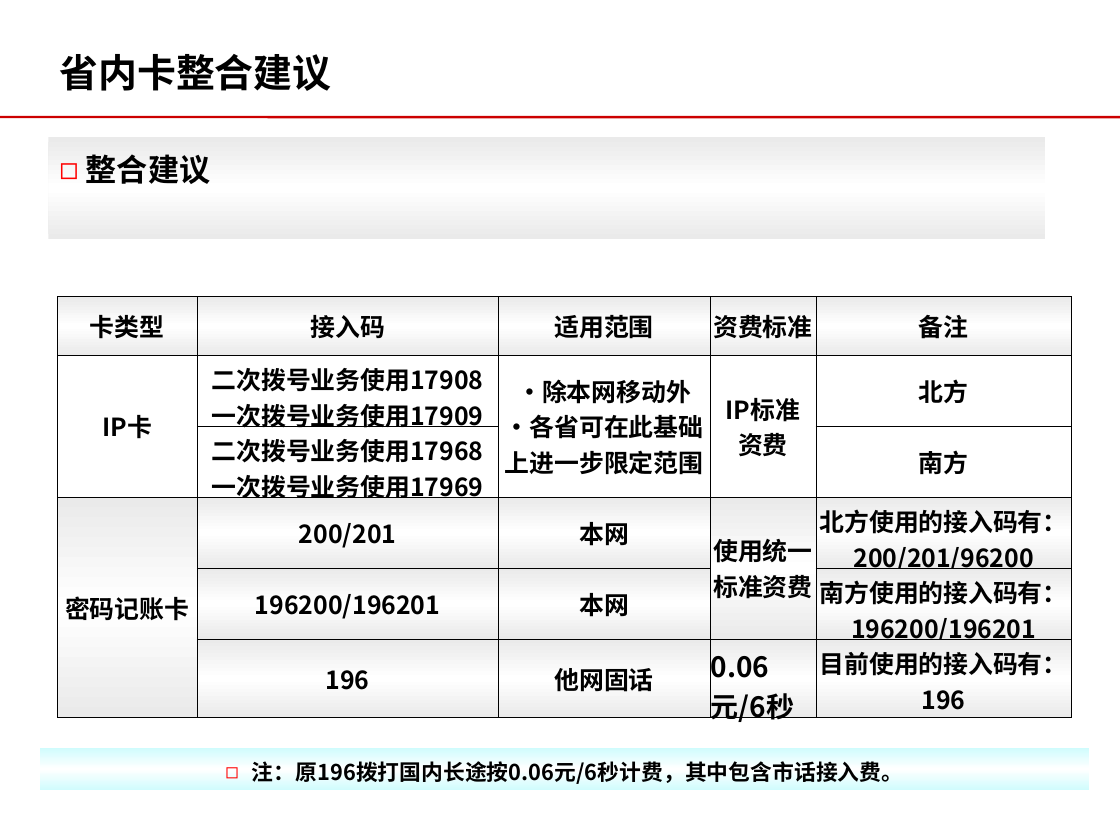
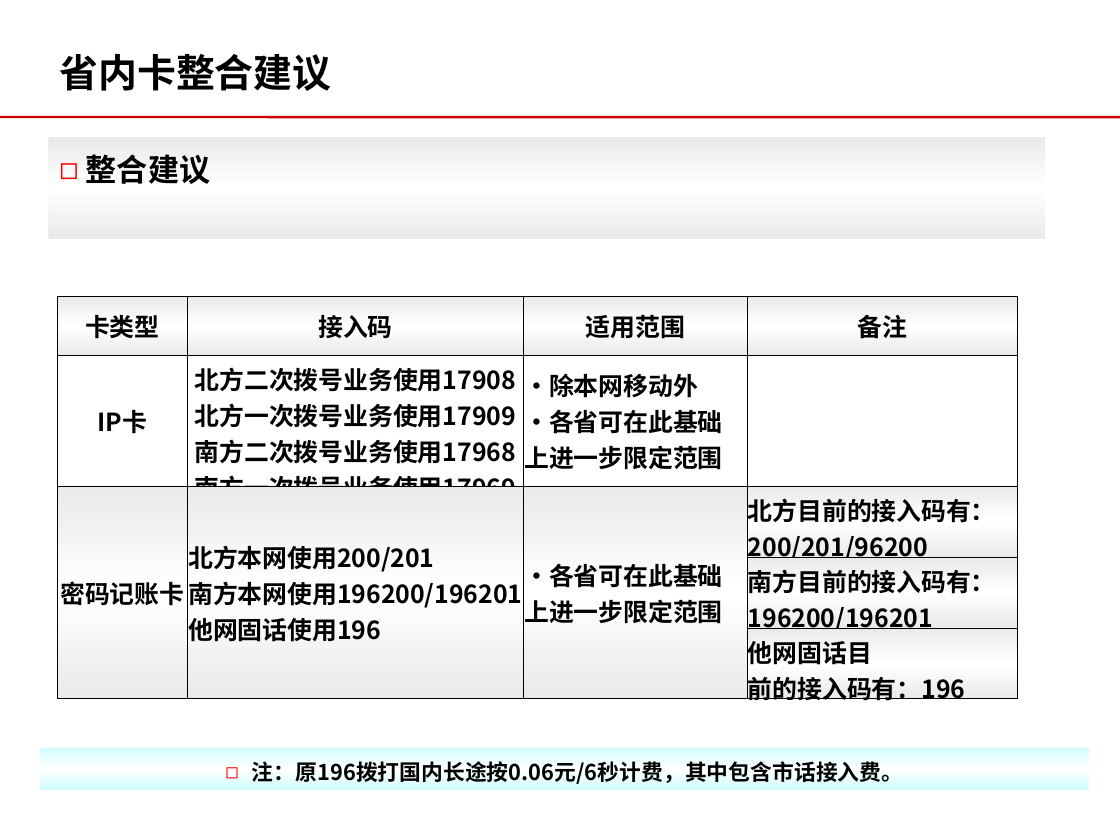
Before and after one commit to momo1101/unicardsrch, a slide deck: slide 66 of 软课题文本/软课题-中国联通电信卡业务及策略研究.ppt. Drawn at 1120x840 pixels with LibreOffice and Linux fonts; fonts in the diff are those of the drawing; background and template pictures are left out. Boxes give left, top, right and bottom in pixels: in the first picture for what was removed or moved away, otherwise in the second. Text is boxed around its words. In the diff, an @@ line names an element or a change of style, - is before the commit and + after.

```diff
--- a/软课题文本/软课题-中国联通电信卡业务及策略研究.ppt
+++ b/软课题文本/软课题-中国联通电信卡业务及策略研究.ppt
@@ table at box(57, 297, 1017, 704) @@
-卡类型 | 接入码 | 适用范围 | 资费标准 | 备注
-IP卡 | 二次拨号业务使用17908 一次拨号业务使用17909 | ·除本网移动外 ·各省可在此基础上进一步限定范围 | IP标准 / 资费 | 北方
- | 二次拨号业务使用17968 一次拨号业务使用17969 |  |  | 南方
-密码记账卡 | 200/201 | 本网 | 使用统一标准资费 | 北方使用的接入码有：200/201/96200
- | 196200/196201 | 本网 |  | 南方使用的接入码有：196200/196201
- | 196 | 他网固话 | 0.06元/6秒 | 目前使用的接入码有：196
+卡类型 | 接入码 | 适用范围 | 备注
+IP卡 | 北方二次拨号业务使用17908 北方一次拨号业务使用17909 / 南方二次拨号业务使用17968 南方一次拨号业务使用17969 | ·除本网移动外 ·各省可在此基础上进一步限定范围 | 
+密码记账卡 | 北方本网使用200/201 / 南方本网使用196200/196201 / 他网固话使用196 | ·各省可在此基础上进一步限定范围 | 北方目前的接入码有：200/201/96200
+ |  |  | 南方目前的接入码有：196200/196201
+ |  |  | 他网固话目 / 前的接入码有：196
@@ table: place and size @@
-table at box(57, 297, 1071, 726)
+table at box(57, 297, 1017, 704)
```
Also in this commit, not shown: 1 slide added.
